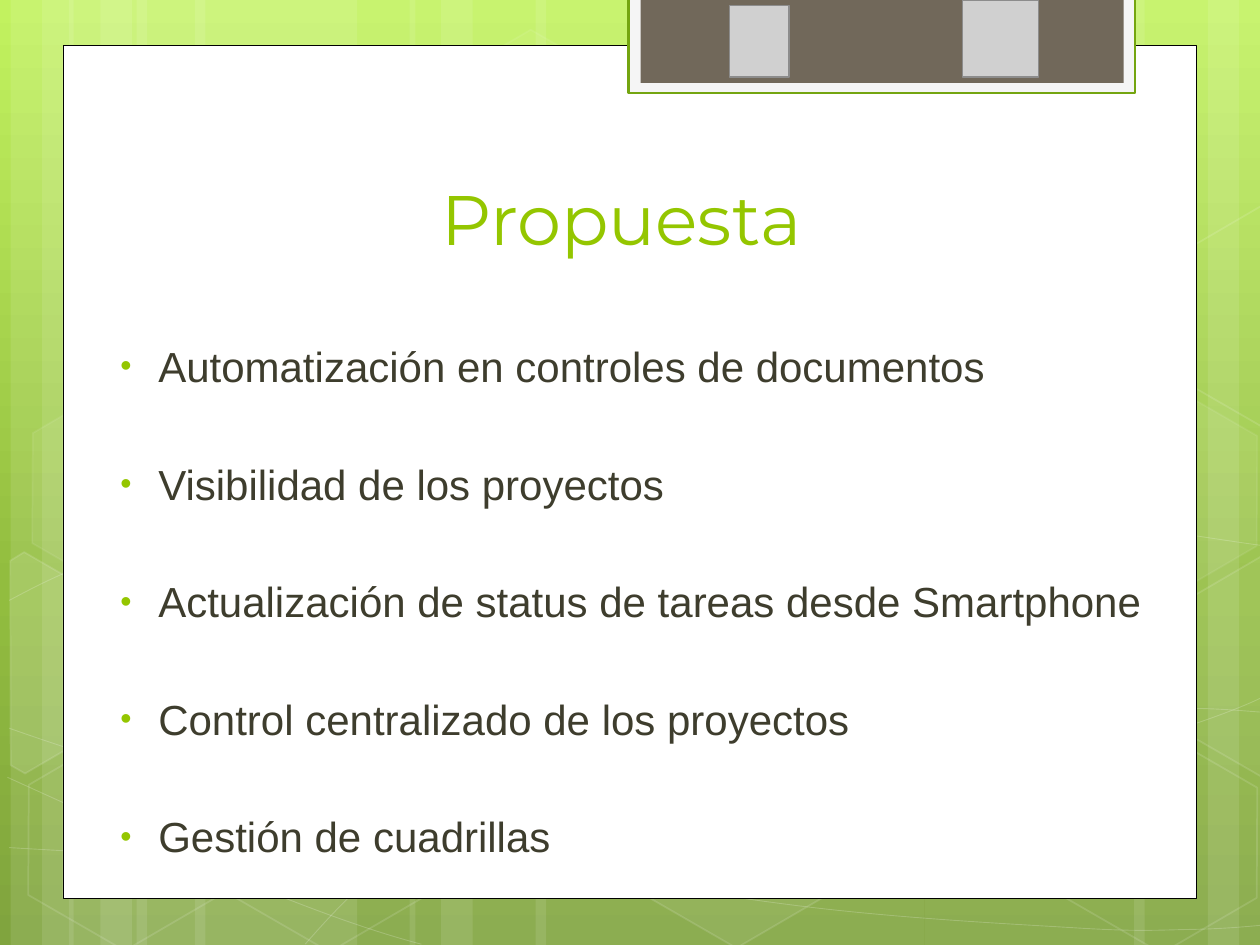
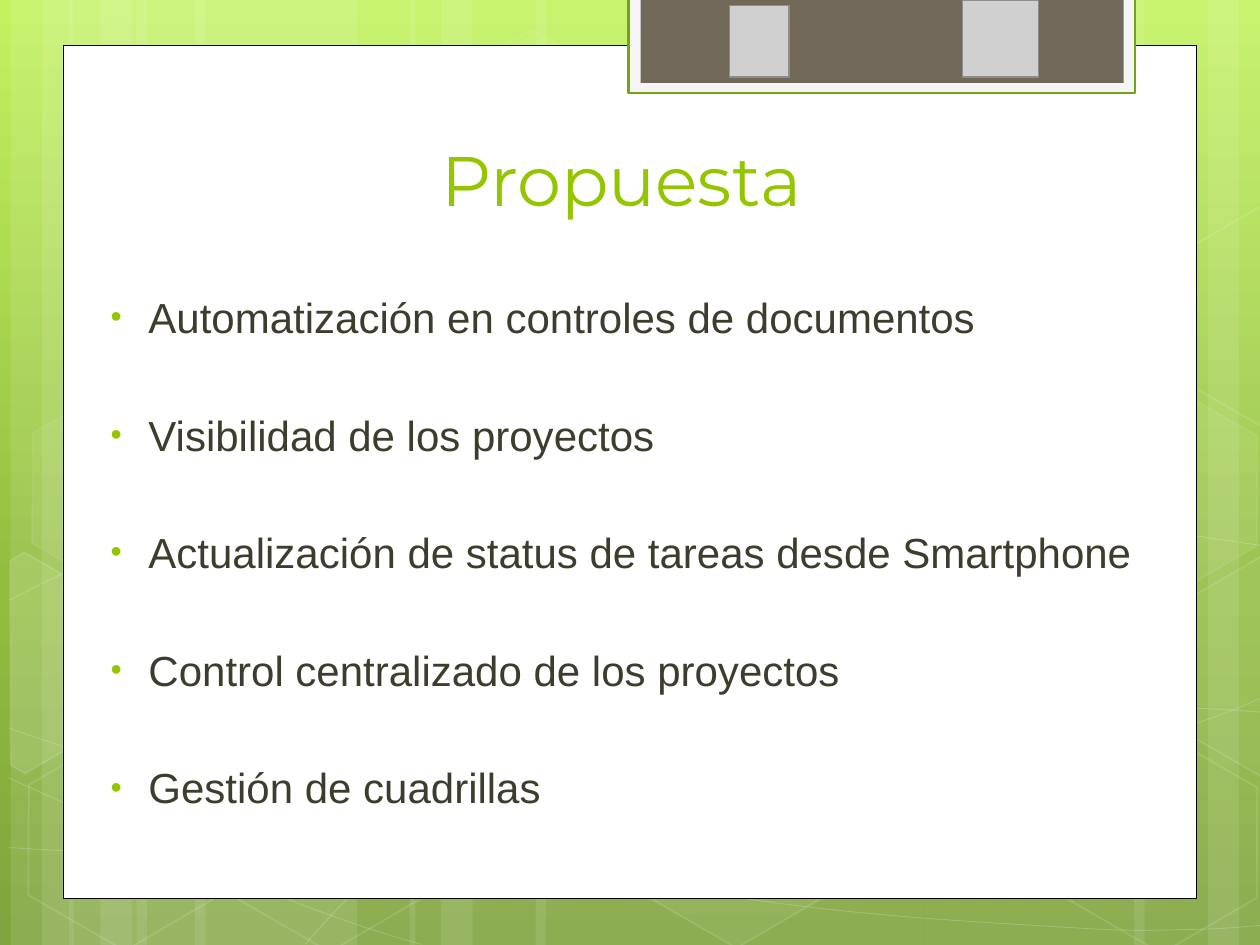
Before and after one commit to ptissera/habilitacion-profesional-2012-4k4, a slide deck: slide 6 of Documentacion/Proyecto/Presentacion Final/Exposicion Final.pptx. Drawn at 1260x945 pixels with LibreOffice and Linux fonts; fonts in the diff are those of the drawing; grey boxes stand for pictures. Boxes give left, top, right and bottom in pixels: in the first picture for what was removed or moved away, otherwise in the second. Text is boxed around its words. In the diff, an @@ line names an element or a change of style, - is before the commit and + after.

```diff
--- a/Documentacion/Proyecto/Presentacion Final/Exposicion Final.pptx
+++ b/Documentacion/Proyecto/Presentacion Final/Exposicion Final.pptx
@@ title "Propuesta": place and size @@
-title "Propuesta" at <box>442,196,802,259</box>
+title "Propuesta" at <box>442,157,802,220</box>
@@ text "Automatización en controles de documentos": place and size @@
-text "Automatización en controles de documentos" at <box>158,351,1141,853</box>
+text "Automatización en controles de documentos" at <box>148,302,1131,804</box>
```
Also in this commit, not shown: 19 other slides changed, 3 slides added, 1 other file.
